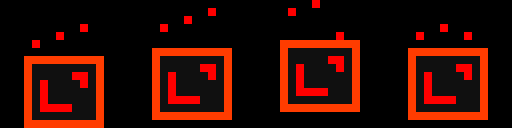
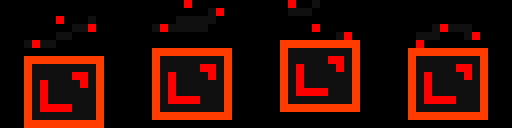
Layered file, before and after one edit (512px x 128px). Changes by layer:
painted on "Background" over left=24, top=0, right=480, bottom=48
